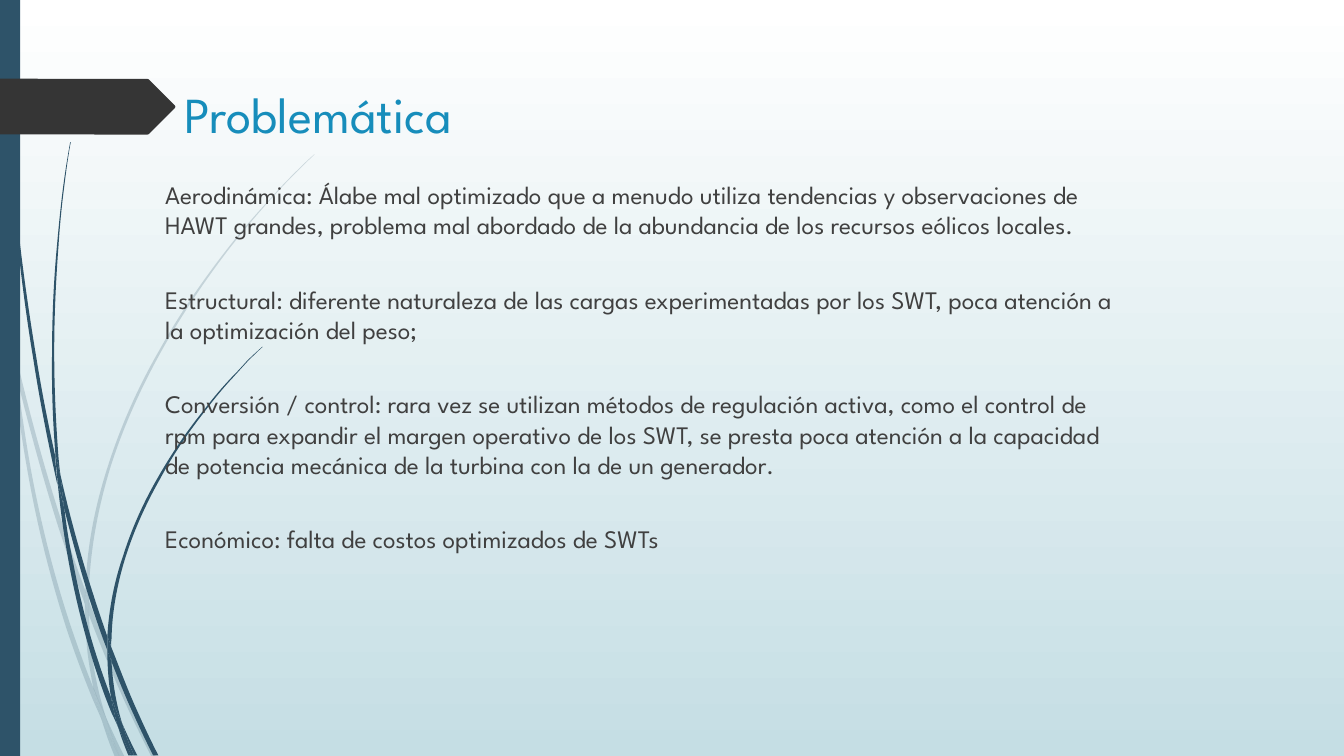
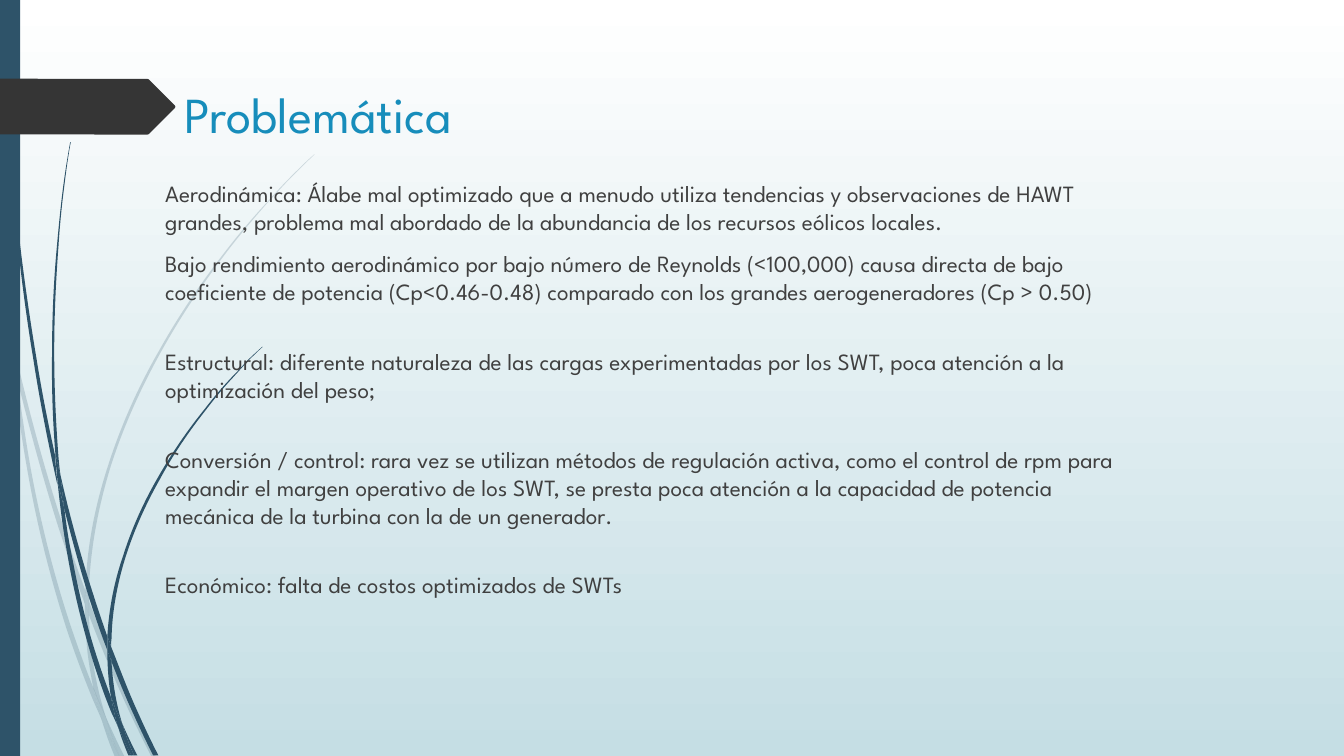
Before and after one commit to ChuyX3/WTDesigner, a slide deck: slide 5 of Protocolo de Tesis Presentación.pptx. Drawn at 1344x756 pixels with LibreOffice and Linux fonts; fonts in the diff are those of the drawing; background and template pictures are left out. Boxes give left, top, right and bottom in pixels: in the first picture for what was removed or moved away, otherwise in the second. Text is boxed around its words. In the diff, an @@ line names an element or a change of style, - is before the commit and + after.

```diff
--- a/Protocolo de Tesis Presentación.pptx
+++ b/Protocolo de Tesis Presentación.pptx
@@ text at bbox=[165, 182, 1113, 598]: size 18 to 16.6 pt in "Aerodinámica: Álabe mal optimizado que a menudo ...", "Estructural: diferente naturaleza de las cargas experimentad ...", "Conversión / control: rara vez se utilizan ...", "Económico: falta de costos optimizados de SWTs" @@
@@ text at bbox=[165, 256, 1093, 305]: paragraph added @@
+Bajo rendimiento aerodinámico por bajo número de Reynolds (<100,000) causa directa de bajo coeficiente de potencia (Cp<0.46-0.48) comparado con los grandes aerogeneradores (Cp > 0.50)
```
Also in this commit, not shown: 5 other slides changed, 2 other files.
